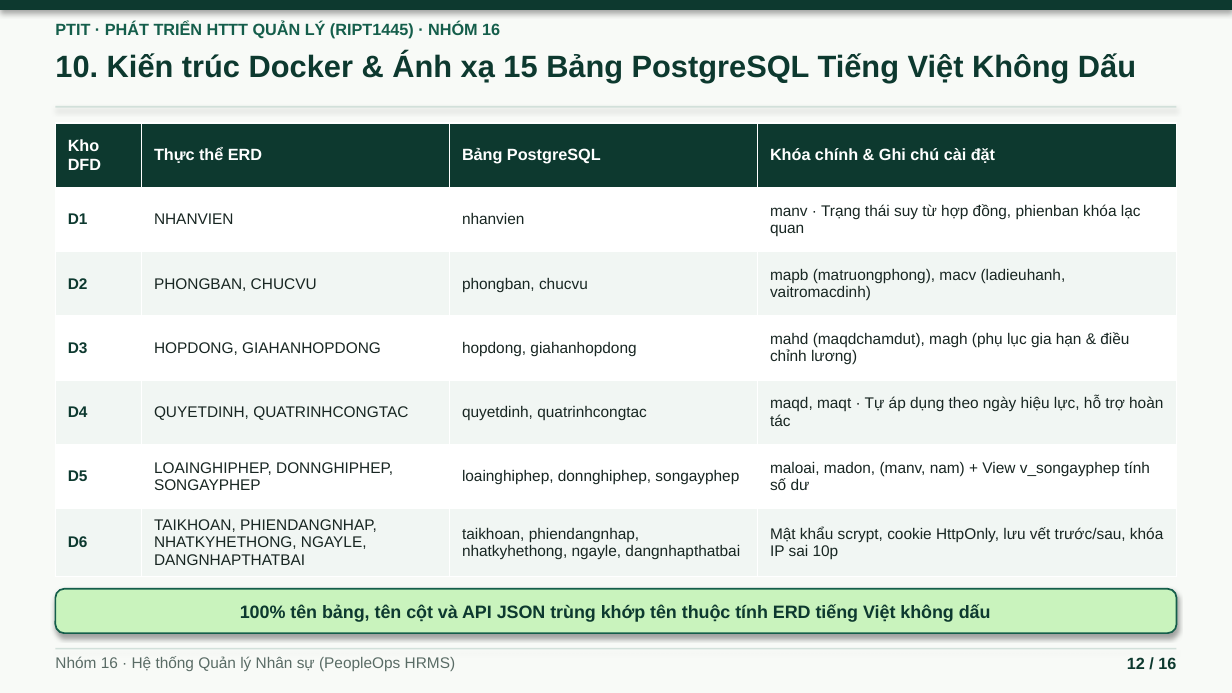
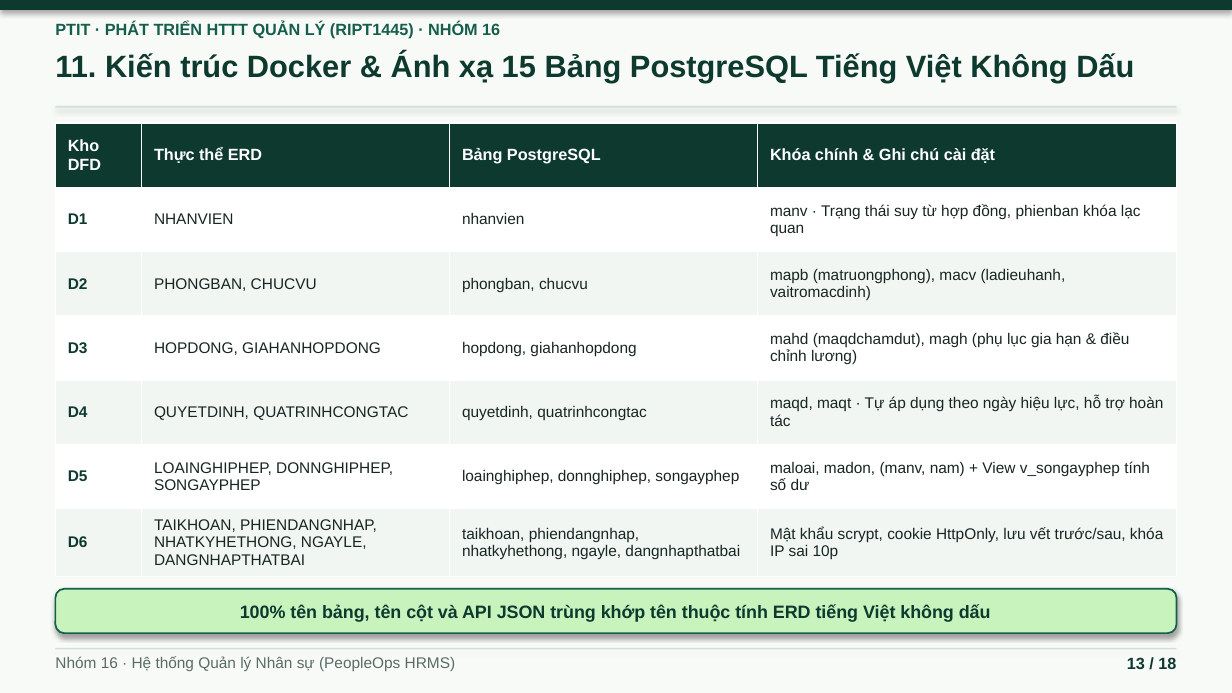
Before and after one commit to ninhduo263/human-resource-management-system, a slide deck: slide 13 of bao-cao/BAO_CAO_HTTTQL_Nhom16.pptx (slide 12 before the commit). Drawn at 1232x693 pixels with LibreOffice and Linux fonts; fonts in the diff are those of the drawing. Boxes give left, top, right and bottom in pixels: in the first picture for what was removed or moved away, otherwise in the second. Text is boxed around its words. In the diff, an @@ line names an element or a change of style, - is before the commit and + after.

Commit message:
feat: thông báo realtime, lịch nghỉ phép, xuất Excel/PDF, trợ lý HR (nhóm 7.0)
- Thông báo thời gian thực (SSE) + chuông thông báo + Dashboard "Việc cần xử lý & cảnh báo"
  (cảnh báo suy ra từ dữ liệu đã lọc theo quyền, không thêm bảng ERD)
- Tab Lịch nghỉ phép theo tháng, cảnh báo trùng lịch khi duyệt đơn
- Xuất Excel (.xlsx), PDF theo mẫu, in hợp đồng lao động
- Trợ lý HR có phân quyền: Claude (ANTHROPIC_API_KEY) hoặc chế độ ngoại tuyến;
  chỉ đọc dữ liệu theo vai trò, ghi nhật ký, giới hạn tần suất
- Sơ đồ: BFD thêm nhóm 7 (28 chức năng), DFD ngữ cảnh/mức 0 thêm 7.0 và Dịch vụ AI,
  thêm DFD mức 1 (7.0), Use Case thêm gói 7.0
- Cập nhật báo cáo .docx (mục 2.5.7, 3.3.8, 3.10, 5.5.10, mục lục tự sinh) và slide .pptx (18 slide)
- Tài liệu features-docs/07

```diff
--- a/bao-cao/BAO_CAO_HTTTQL_Nhom16.pptx
+++ b/bao-cao/BAO_CAO_HTTTQL_Nhom16.pptx
@@ text at bbox=[55, 53, 1134, 83]: text changed @@
-10. Kiến trúc Docker & Ánh xạ 15 Bảng PostgreSQL Tiếng Việt Không Dấu
+11. Kiến trúc Docker & Ánh xạ 15 Bảng PostgreSQL Tiếng Việt Không Dấu
@@ text at bbox=[1127, 657, 1176, 669]: text changed @@
-12 / 16
+13 / 18
```
Also in this commit, not shown: 14 other slides changed, 2 slides added, 31 other files.
